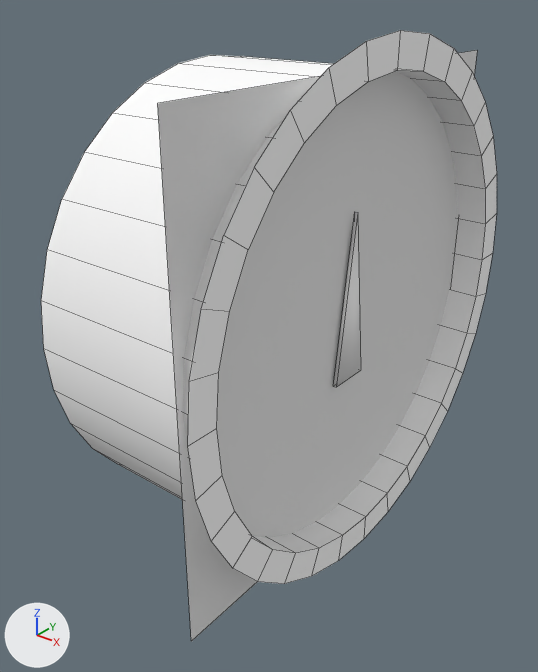
An edit to the Blender file dev/blender/instruments/vac.blend, drawn before and after from the same camera.
Camera for both pictures: a 50 mm camera at (-0.3484, -0.4566, 0.0699) aimed at (-0.3672, -0.433, 0.0553). Arrows for +X, +Y and +Z are at lower left; the lights stay in place. The older version comes first. Mesh edges are drawn as thin lines.

The first picture shows 'Case', 'VacFace', 'VacNeedle'.
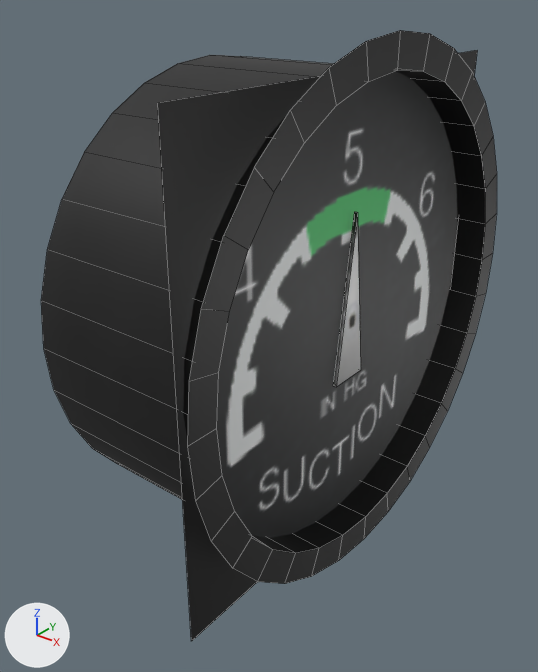
What the commit changed:
Picture 'vac' (img_vac) is new.
Material 'vac' (mat_vac) is new.
Its texture is img_vac.
me_vacface_mesh has 4 vertices, 1 face and spans x 0.0, y -0.0101..0.0101, z -0.0101..0.0101.
me_vacface_mesh no longer uses material mat_face (white #e7e7e7).
me_vacface_mesh gains material mat_vac (picture img_vac).
me_circle_003 has 128 vertices, 64 faces and spans x -0.0165..0.0155, y -0.04..0.04, z -0.04..0.04.
me_circle_003 no longer uses material mat_material (white #ffffff).
me_circle_003 gains material mat_vac (picture img_vac).

Where the change shows, as pixel boxes [x1, y1, x2, y2] in the pictures (538 x 672 px):
'VacFace', recoloured (white to black)
    both: [158, 50, 477, 641]
'Case', recoloured (white to black)
    both: [41, 30, 497, 584]
